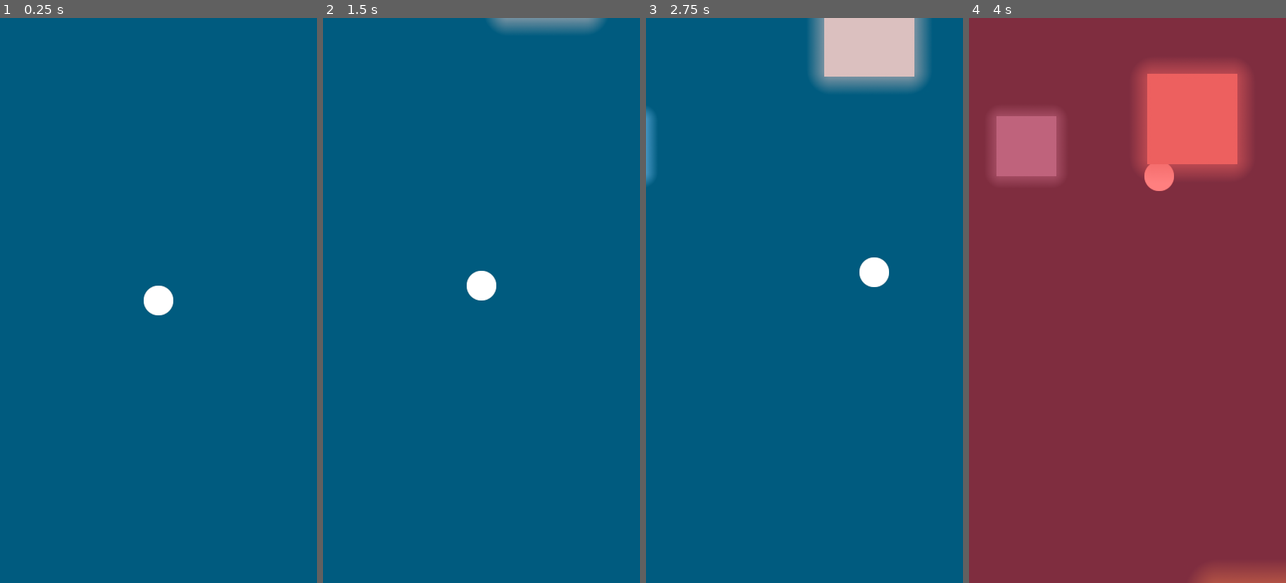
Above: before the commit, frames 1-4 (left to right).
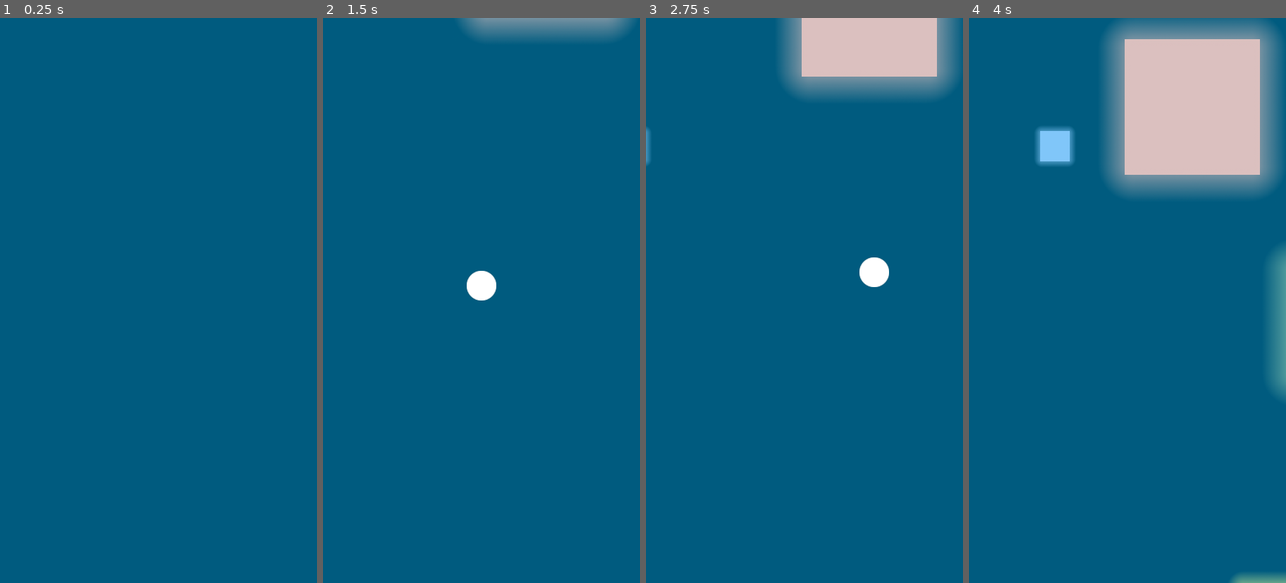
Above: after the commit, the same moments.

Repository: KijeviGombooc/Roundy
Game: Godot game, scene res://Scenes/Game.tscn
Two runs of this game, one before a commit and one after it. Both use one fixed random seed, a clock stepped at 60 frames per second and the inputs below. Before the commit the project starts from res://Scenes/World.tscn.
Inputs (mouse positions are in pixels of both pictures, inside the frame that each line leads up to):
- Up to frame 1 (0.25 s): no input
- Up to frame 2 (1.5 s): click (481, 317) at 0.5 s, where only the run after the commit has a clickable "SETTINGS"; click (481, 283) at 1.25 s, where only the run after the commit has a clickable "START"
- Up to frame 3 (2.75 s): move the mouse to (874, 272) at 2.02 s; click (874, 272) at 2.17 s
- Up to frame 4 (4 s): drag from (1064, 328) to (1197, 272) at 2.77 s; move the mouse to (1159, 176) at 3.52 s; click (1159, 176) at 3.67 s

The runs differ from the first frame. In frame 1, 0.4% of the frame differs, in the area x 45-55%, y 47-53%; in frame 2, 1.4%; in frame 3, 4.5%; in frame 4, 100%, in the area x 0-100%, y 0-100%.

Commit message:
Added menu; Now Game knows about everyone, noone knows about Game

Diff:
--- a/GFX/Fonts/CashewCream.tres
+++ b/GFX/Fonts/CashewCream.tres
@@ -3,7 +3,7 @@
 [ext_resource path="res://GFX/Fonts/CashewCream.ttf" type="DynamicFontData" id=1]
 
 [resource]
-size = 64
+size = 80
 outline_size = 4
 outline_color = Color( 0, 0, 0, 1 )
 use_filter = true
--- a/GFX/Themes/DefaultTheme.tres
+++ b/GFX/Themes/DefaultTheme.tres
@@ -1,6 +1,27 @@
-[gd_resource type="Theme" load_steps=2 format=2]
+[gd_resource type="Theme" load_steps=7 format=2]
 
 [ext_resource path="res://GFX/Fonts/CashewCream.tres" type="DynamicFont" id=1]
 
+[sub_resource type="StyleBoxEmpty" id=1]
+
+[sub_resource type="StyleBoxEmpty" id=2]
+
+[sub_resource type="StyleBoxEmpty" id=3]
+
+[sub_resource type="StyleBoxEmpty" id=4]
+
+[sub_resource type="StyleBoxEmpty" id=5]
+
 [resource]
 default_font = ExtResource( 1 )
+Button/colors/font_color = Color( 0.88, 0.88, 0.88, 1 )
+Button/colors/font_color_disabled = Color( 0.9, 0.9, 0.9, 0.2 )
+Button/colors/font_color_hover = Color( 0.94, 0.94, 0.94, 1 )
+Button/colors/font_color_pressed = Color( 1, 1, 1, 1 )
+Button/constants/hseparation = 2
+Button/fonts/font = null
+Button/styles/disabled = SubResource( 1 )
+Button/styles/focus = SubResource( 2 )
+Button/styles/hover = SubResource( 3 )
+Button/styles/normal = SubResource( 4 )
+Button/styles/pressed = SubResource( 5 )
--- a/Scenes/World.tscn
+++ b/Scenes/Game.tscn
@@ -6,7 +6,8 @@
 [ext_resource path="res://GFX/Textures/square.png" type="Texture" id=4]
 [ext_resource path="res://Scripts/Game.gd" type="Script" id=5]
 
-[node name="World" type="Node"]
+[node name="Game" type="Node"]
+script = ExtResource( 5 )
 
 [node name="Background" type="Sprite" parent="."]
 self_modulate = Color( 0, 0.360784, 0.501961, 1 )
@@ -20,12 +21,17 @@
 
 [node name="Spawner" parent="." instance=ExtResource( 2 )]
 
-[node name="HUD" parent="." instance=ExtResource( 3 )]
+[node name="HUD" parent="." groups=[
+"HUD",
+] instance=ExtResource( 3 )]
 
-[node name="Game" type="Node" parent="." groups=[
-"GAME",
-]]
-script = ExtResource( 5 )
-__meta__ = {
-"_editor_description_": ""
-}
+[node name="Start" parent="HUD/Control/Menu" index="0"]
+margin_top = 814.0
+
+[node name="Settings" parent="HUD/Control/Menu" index="1"]
+margin_bottom = 1074.0
+[connection signal="enemy_eaten" from="Player" to="." method="enemy_eaten"]
+[connection signal="player_eaten" from="Player" to="." method="player_eaten"]
+[connection signal="pressed" from="HUD/Control/Menu/Start" to="." method="start_game"]
+
+[editable path="HUD"]
--- a/Scenes/HUD.tscn
+++ b/Scenes/HUD.tscn
@@ -3,10 +3,16 @@
 [ext_resource path="res://Scripts/HUD.gd" type="Script" id=1]
 [ext_resource path="res://GFX/Themes/DefaultTheme.tres" type="Theme" id=2]
 
-[node name="HUD" type="CanvasLayer" groups=[
-"HUD",
-]]
+[node name="HUD" type="CanvasLayer"]
 script = ExtResource( 1 )
+
+[node name="DeathBackground" type="ColorRect" parent="."]
+anchor_right = 1.0
+anchor_bottom = 1.0
+color = Color( 0, 0, 0, 0 )
+__meta__ = {
+"_edit_use_anchors_": false
+}
 
 [node name="Control" type="Control" parent="."]
 anchor_right = 1.0
@@ -42,10 +48,23 @@
 "_edit_use_anchors_": false
 }
 
-[node name="DeathBackground" type="ColorRect" parent="."]
+[node name="Menu" type="VBoxContainer" parent="Control"]
 anchor_right = 1.0
 anchor_bottom = 1.0
-color = Color( 0, 0, 0, 0 )
+custom_constants/separation = 100
+alignment = 1
 __meta__ = {
 "_edit_use_anchors_": false
 }
+
+[node name="Start" type="Button" parent="Control/Menu"]
+margin_top = 808.0
+margin_right = 1048.0
+margin_bottom = 894.0
+text = "START"
+
+[node name="Settings" type="Button" parent="Control/Menu"]
+margin_top = 994.0
+margin_right = 1048.0
+margin_bottom = 1080.0
+text = "SETTINGS"
--- /dev/null
+++ b/Scenes/Menu.tscn
@@ -0,0 +1,40 @@
+[gd_scene load_steps=3 format=2]
+
+[ext_resource path="res://GFX/Themes/DefaultTheme.tres" type="Theme" id=1]
+[ext_resource path="res://Scripts/Menu.gd" type="Script" id=2]
+
+[node name="Menu" type="Control"]
+anchor_right = 1.0
+anchor_bottom = 1.0
+theme = ExtResource( 1 )
+script = ExtResource( 2 )
+__meta__ = {
+"_edit_use_anchors_": false
+}
+
+[node name="VBoxContainer" type="VBoxContainer" parent="."]
+anchor_right = 1.0
+anchor_bottom = 1.0
+margin_left = 256.0
+margin_right = -256.0
+custom_constants/separation = 100
+alignment = 1
+__meta__ = {
+"_edit_use_anchors_": false
+}
+
+[node name="Play" type="Button" parent="VBoxContainer"]
+margin_top = 830.0
+margin_right = 568.0
+margin_bottom = 910.0
+size_flags_stretch_ratio = 0.0
+text = "Play"
+
+[node name="Settings" type="Button" parent="VBoxContainer"]
+margin_top = 1010.0
+margin_right = 568.0
+margin_bottom = 1090.0
+size_flags_stretch_ratio = 0.0
+text = "Settings"
+[connection signal="pressed" from="VBoxContainer/Play" to="." method="_on_Play_pressed"]
+[connection signal="pressed" from="VBoxContainer/Settings" to="." method="_on_Settings_pressed"]
--- a/Scenes/Spawner.tscn
+++ b/Scenes/Spawner.tscn
@@ -6,6 +6,7 @@
 script = ExtResource( 1 )
 
 [node name="SpawnTimer" type="Timer" parent="."]
+autostart = true
 
 [node name="DecreaseTimer" type="Timer" parent="."]
 [connection signal="timeout" from="SpawnTimer" to="." method="_on_SpawnTimer_timeout"]
--- a/Scripts/Enemy.gd
+++ b/Scripts/Enemy.gd
@@ -11,6 +11,7 @@
 
 
 func _ready():
+	$CollisionShape2D.disabled = true
 	$Sprite.modulate = Color(randf()/2.0+0.5, randf()/2.0+0.5, randf()/2.0+0.5)
 	speed = randf()*(maxSpeed-minSpeed)+minSpeed
 
@@ -25,4 +26,5 @@
 
 
 func _on_SpawnTimer_timeout():
+	$CollisionShape2D.disabled = false
 	started = true
--- a/Scripts/Game.gd
+++ b/Scripts/Game.gd
@@ -1,37 +1,39 @@
+class_name Game
 extends Node
 
-var filePath = "user://fast_game.sav"
+const filePath = "user://fast_game.sav"
 var score = 0.0
 var highscore = 0.0
 
 
 func _ready():
 	Input.set_mouse_mode(Input.MOUSE_MODE_CONFINED)
-	_load_game()
+	load_game()
+	end_game()
 
 
 func player_eaten():
-	get_tree().call_group("HUD", "_death_screen", true)
-	_restart()
+#	get_tree().call_group("HUD", "death_screen", true)
+	end_game()
 
 
 func enemy_eaten(value):
 	score += value
-	get_tree().call_group("HUD", "_update_score", score)
+	get_tree().call_group("HUD", "update_score", score)
 	if score > highscore:
 		highscore = score
-		get_tree().call_group("HUD", "_update_highscore", highscore)
+		get_tree().call_group("HUD", "update_highscore", highscore)
 
 
-func _restart():
-	_save_game()
+func restart():
+	save_game()
 	get_tree().paused = true
 	yield(get_tree().create_timer(1),"timeout")
 	get_tree().paused = false
 	get_tree().reload_current_scene()
 
 
-func _save_game():
+func save_game():
 	if score > highscore:
 		highscore = score
 		var saveFile = File.new()
@@ -40,7 +42,7 @@
 		saveFile.close()
 
 
-func _load_game():
+func load_game():
 	var saveFile = File.new()
 	saveFile.open(filePath, File.READ)
 	if saveFile.is_open():
@@ -48,5 +50,23 @@
 	else:
 		highscore = 0
 	saveFile.close()
-	get_tree().call_group("HUD", "_update_highscore", highscore)
-	get_tree().call_group("HUD", "_update_score", 0)
+	get_tree().call_group("HUD", "update_highscore", highscore)
+	get_tree().call_group("HUD", "update_score", 0)
+
+
+func _on_Player_player_eaten():
+	pass # Replace with function body.
+
+
+func start_game():
+	$Player.enable()
+	$Spawner.enable()
+	$HUD/Control/Menu/Start.visible = false
+	$HUD/Control/Menu/Settings.visible = false
+
+
+func end_game():
+	$Player.disable()
+	$Spawner.disable()
+	$HUD/Control/Menu/Start.visible = true
+	$HUD/Control/Menu/Settings.visible = true
--- a/Scripts/HUD.gd
+++ b/Scripts/HUD.gd
@@ -1,16 +1,22 @@
 extends Node
 
 
-func _update_score(score):
+func update_score(score):
 	$Control/Score.text = "Score: " + String(score)
 
 
-func _update_highscore(highscore):
+func update_highscore(highscore):
 	$Control/Highscore.text = "Highscore: " + String(highscore)
 
 
-func _death_screen(activate):
+func death_screen(activate):
 	if activate:
 		$DeathBackground.color = Color(1,0,0,0.5)
 	else:
 		$DeathBackground.color = Color(0,0,0,0)
+
+
+func set_game_running(running : bool):
+	$Control/Highscore.visible = running
+	$Control/Score.visible = running
+	$Control/Menu.visible = not running
--- /dev/null
+++ b/Scripts/Menu.gd
@@ -0,0 +1,8 @@
+extends Control
+
+
+func _on_Play_pressed():
+	get_tree().change_scene("res://Scenes/Game.tscn")
+
+func _on_Settings_pressed():
+	pass # Replace with function body.
--- a/Scripts/Player.gd
+++ b/Scripts/Player.gd
@@ -1,11 +1,27 @@
+class_name Player
 extends Area2D
 
 export var speed = 2500
 
+onready var speed_squared = speed * speed
+onready var origScale = self.scale
+
 var pressCount = 0
 var path = []
-onready var speed_squared = speed * speed
-onready var origScale = self.scale
+
+signal player_eaten
+signal enemy_eaten(value)
+
+
+func disable():
+	self.visible = false
+	$CollisionShape2D.set_deferred("disabled", true)
+
+
+func enable():
+	self.position = Vector2(540, 960)
+	self.visible = true
+	$CollisionShape2D.set_deferred("disabled", false)
 
 
 func _process(delta):
@@ -52,8 +68,8 @@
 func _eat(other : Enemy):
 	self.scale += other.scale/2
 	other.queue_free()
-	get_tree().call_group("GAME", "enemy_eaten", other.value)
+	emit_signal("enemy_eaten", other.value)
 
 
 func _eaten():
-	get_tree().call_group("GAME", "player_eaten")
+	emit_signal("player_eaten")
--- a/Scripts/Spawner.gd
+++ b/Scripts/Spawner.gd
@@ -9,21 +9,31 @@
 onready var decreaseTimer = $DecreaseTimer
 
 var spawnChanceArray = [
-1,1,1,1,1,
-2,2,2,2,2,
-3,3,3,3,
-4,4,4,4,
-5,5,5,
-6,6,5,
-7,7,
-8,8,
-9,
-10]
+ 1, 1, 1, 1, 1, 1, 1, 1, 1, 1,
+ 2, 2, 2, 2, 2, 2, 2, 2,
+ 3, 3, 3, 3, 3, 3,
+ 4, 4, 4, 4, 4, 4,
+ 5, 5, 5, 5,
+ 6, 6, 6, 6,
+ 7, 7, 7, 7, 7, 7,
+ 8, 8, 8, 8, 8, 8,
+ 9, 9, 9, 9, 9, 9, 9, 9,
+10,10,10,10,10,10,10,10,10,10]
+
+
+func disable():
+	spawnRate = 1
+	decreaseTimer.stop()
+
+
+func enable():
+	randomize()
+	spawnRate = 1
+	decreaseTimer.start(1)
 
 
 func _ready():
-	spawnTimer.start(spawnRate)
-	decreaseTimer.start(1)
+	enable()
 
 
 func _on_SpawnTimer_timeout():
--- a/project.godot
+++ b/project.godot
@@ -18,10 +18,22 @@
 "class": "Enemy",
 "language": "GDScript",
 "path": "res://Scripts/Enemy.gd"
+}, {
+"base": "Node",
+"class": "Game",
+"language": "GDScript",
+"path": "res://Scripts/Game.gd"
+}, {
+"base": "Area2D",
+"class": "Player",
+"language": "GDScript",
+"path": "res://Scripts/Player.gd"
 } ]
 _global_script_class_icons={
 "Admob": "res://admob-lib/icon.png",
-"Enemy": ""
+"Enemy": "",
+"Game": "",
+"Player": ""
 }
 
 [android]
@@ -31,7 +43,7 @@
 [application]
 
 config/name="Roundy"
-run/main_scene="res://Scenes/World.tscn"
+run/main_scene="res://Scenes/Game.tscn"
 config/icon="res://GFX/Textures/icon.png"
 
 [display]
